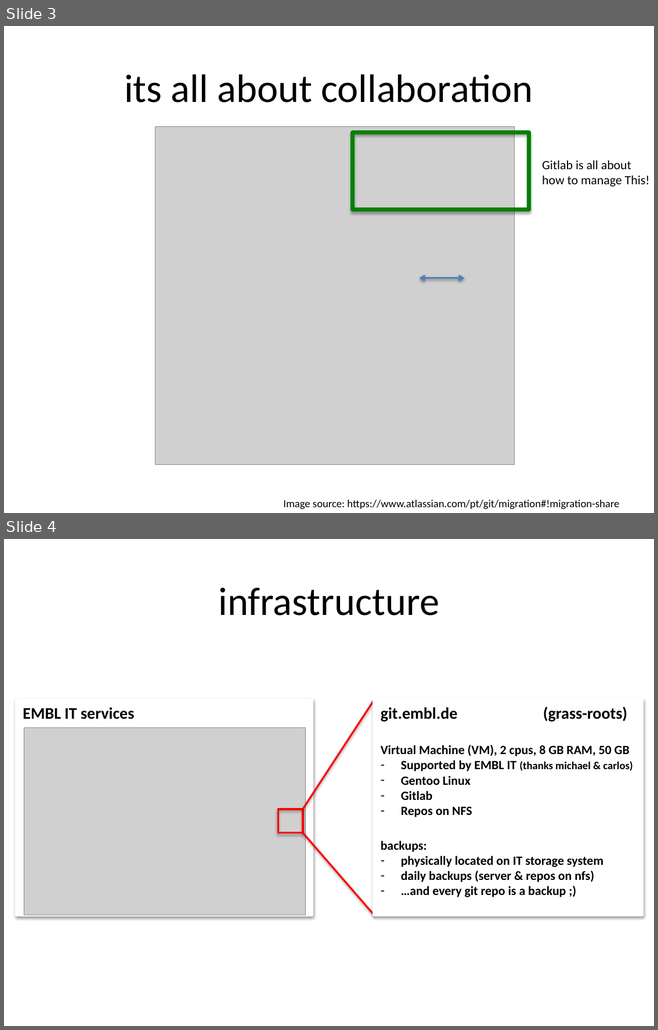
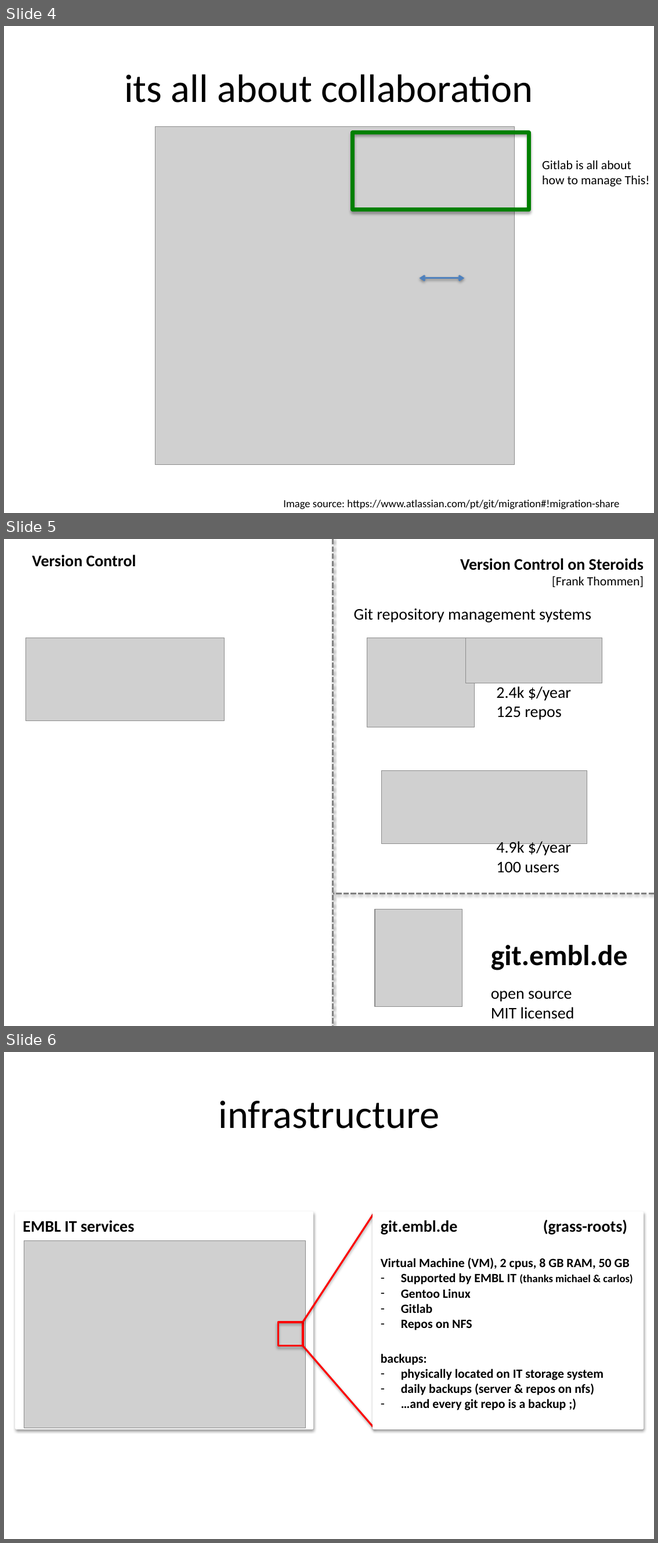
Before and after one commit to hdinkel/linuxcommandline, a slide deck: gitlab_embl/gitlab_at_embl.pptx. Shown one above the other, each under a label of ours: slides 3 and 4 before the commit, slides 4, 5 and 6 after it. The pictures are 658x1030 and 658x1543 pixels, drawn with LibreOffice and Linux fonts; fonts in the diff are those of the drawing; grey boxes stand for pictures. Boxes give left, top, right and bottom in pixels: in the first picture for what was removed or moved away, otherwise in the second. Text is boxed around its words. In the diff, an @@ line names an element or a change of style, - is before the commit and + after.

```diff
--- a/gitlab_embl/gitlab_at_embl.pptx
+++ b/gitlab_embl/gitlab_at_embl.pptx
@@ slide 5 added at (4, 539, 654, 1026), background #FFFFFF @@
@@ text added at (32, 555, 136, 567), 18 pt, text #000000, bold @@
+Version Control
@@ line added from (333, 539) to (333, 1026), #808080 2 pt dashed @@
@@ text added at (460, 558, 643, 587), 18 pt, text #000000, bold @@
+Version Control on Steroids
+[Frank Thommen]
@@ text added at (354, 608, 591, 623), 18 pt, text #000000 @@
+Git repository management systems
@@ picture added at (25, 638, 224, 721) @@
@@ picture added at (366, 638, 474, 727) @@
@@ picture added at (465, 638, 601, 683) @@
@@ text added at (496, 686, 571, 720), 18 pt, text #000000 @@
+2.4k $/year
+125 repos
@@ picture added at (382, 771, 587, 843) @@
@@ text added at (496, 839, 571, 873), 18 pt, text #000000 @@
+4.9k $/year
+100 users
@@ line added from (654, 894) to (333, 894), #808080 2 pt dashed @@
@@ picture added at (375, 909, 463, 1006) @@
@@ text added at (491, 945, 628, 971), 32 pt, text #000000, bold @@
+git.embl.de
@@ text added at (491, 991, 574, 1019), 18 pt, text #000000 @@
+open source
+MIT licensed
@@ what was slide 3 is now slide 4 @@
@@ what was slide 4 is now slide 6 @@
```
Also in this commit, not shown: 6 other slides added, 2 slides removed.
